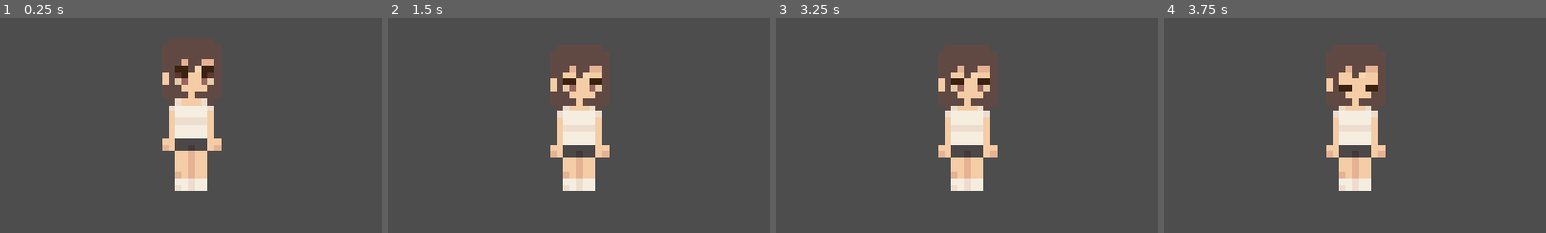
Above: before the commit, frames 1-4 (left to right).
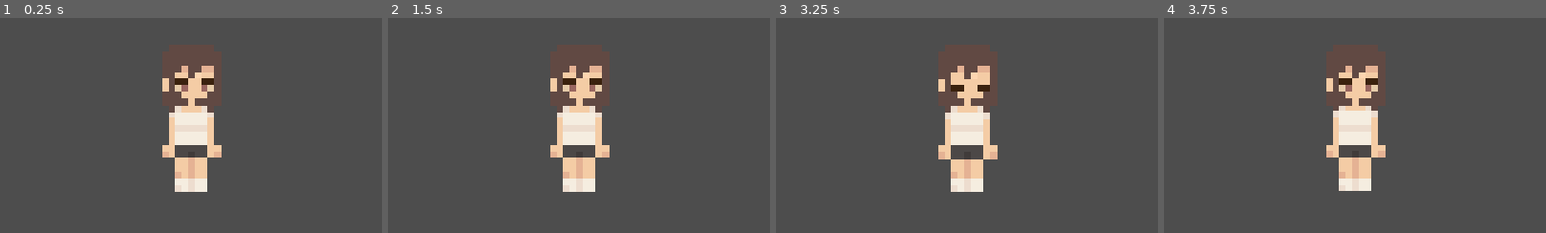
Above: after the commit, the same moments.

Repository: ela1nex/sleepover
Game: Godot game, scene res://node_2d.tscn
Same seed, same stepped clock (60 frames per second), same inputs: the game is played once before the commit and once after it.
Inputs:
- Up to frame 1 (0.25 s): no input
- Up to frame 2 (1.5 s): tap Enter (ui_accept) at 0.5, 0.77 s; hold Right (ui_right) from 0.53 s (still down); tap Alt at 0.6 s; tap Shift at 1.35 s
- Up to frame 3 (3.25 s): tap Enter (ui_accept) at 1.52, 3.02 s; release Right (ui_right) at 2.03 s; hold Left (ui_left) 2.03-2.78 s; tap Alt at 2.1 s; hold Right (ui_right) from 2.78 s (still down); tap Shift at 2.85 s
- Up to frame 4 (3.75 s): keep holding Right (ui_right); tap Alt at 3.6 s
The pictures show only the part of the screen within x 25-75%, y 28-78%; the shares and areas given below are measured in that part.

The runs differ from the first frame. In frame 1, 2.9% of the frame differs, in the area x 42-58%, y 19-81%; in frame 2, 0.1%; in frame 3, 0.7%; in frame 4, 0.4%.

Commit message:
added deposit and whisper fragment sprites

Diff:
--- /dev/null
+++ b/area_2d.gd
@@ -0,0 +1,8 @@
+extends Area2D
+
+var float_time = 0.0
+
+# Called every frame. 'delta' is the elapsed time since the previous frame.
+func _process(delta):
+	float_time += delta
+	position.y += sin(float_time * 2.0) * 0.2
--- a/node_2d.tscn
+++ b/node_2d.tscn
@@ -6,6 +6,9 @@
 [ext_resource type="Texture2D" uid="uid://clwwq83a7paip" path="res://addons/addons/frame_2_delay-0.5s.png" id="4_rj586"]
 [ext_resource type="Texture2D" uid="uid://3cnp5bdy6152" path="res://addons/addons/frame_3_delay-0.5s.png" id="5_4d7sh"]
 [ext_resource type="Texture2D" uid="uid://cylna6xeqqw8b" path="res://addons/addons/frame_4_delay-0.5s.png" id="6_ir8iy"]
+[ext_resource type="Texture2D" uid="uid://u0tgqxawo2m8" path="res://light.png" id="7_d21ai"]
+[ext_resource type="Script" uid="uid://yl5cpgskwyeo" path="res://area_2d.gd" id="7_rj586"]
+[ext_resource type="Texture2D" uid="uid://05itjv7m2puv" path="res://Untitled 3.png" id="9_4d7sh"]
 
 [sub_resource type="SpriteFrames" id="SpriteFrames_hqns4"]
 animations = [{
@@ -31,21 +34,91 @@
 }]
 
 [sub_resource type="RectangleShape2D" id="RectangleShape2D_0e48y"]
-size = Vector2(11, 23)
+size = Vector2(11, 24)
+
+[sub_resource type="AtlasTexture" id="AtlasTexture_rj586"]
+atlas = ExtResource("7_d21ai")
+region = Rect2(0, 0, 32, 32)
+
+[sub_resource type="AtlasTexture" id="AtlasTexture_4d7sh"]
+atlas = ExtResource("7_d21ai")
+region = Rect2(32, 0, 32, 32)
+
+[sub_resource type="AtlasTexture" id="AtlasTexture_ir8iy"]
+atlas = ExtResource("7_d21ai")
+region = Rect2(64, 0, 32, 32)
+
+[sub_resource type="AtlasTexture" id="AtlasTexture_hqns4"]
+atlas = ExtResource("7_d21ai")
+region = Rect2(96, 0, 32, 32)
+
+[sub_resource type="SpriteFrames" id="SpriteFrames_x0ka3"]
+animations = [{
+"frames": [{
+"duration": 1.0,
+"texture": SubResource("AtlasTexture_rj586")
+}, {
+"duration": 1.0,
+"texture": SubResource("AtlasTexture_4d7sh")
+}, {
+"duration": 1.0,
+"texture": SubResource("AtlasTexture_ir8iy")
+}, {
+"duration": 1.0,
+"texture": SubResource("AtlasTexture_hqns4")
+}],
+"loop": true,
+"name": &"default",
+"speed": 2.0
+}]
+
+[sub_resource type="RectangleShape2D" id="RectangleShape2D_0h7mo"]
+size = Vector2(14, 20)
+
+[sub_resource type="RectangleShape2D" id="RectangleShape2D_rj586"]
+
+[sub_resource type="TileSet" id="TileSet_4d7sh"]
 
 [node name="Node2D" type="Node2D" unique_id=1150385625]
 
 [node name="CharacterBody2D" type="CharacterBody2D" parent="." unique_id=1684361268]
+position = Vector2(0, 202089.3)
+velocity = Vector2(0, 19894.01)
 script = ExtResource("1_0e48y")
 
 [node name="AnimatedSprite2D" type="AnimatedSprite2D" parent="CharacterBody2D" unique_id=1919400403]
 sprite_frames = SubResource("SpriteFrames_hqns4")
 animation = &"idle"
 autoplay = "idle"
+frame_progress = 0.65411747
 
 [node name="CollisionShape2D" type="CollisionShape2D" parent="CharacterBody2D" unique_id=374812337]
-position = Vector2(0.5, 1.5)
 shape = SubResource("RectangleShape2D_0e48y")
 
 [node name="Camera2D" type="Camera2D" parent="CharacterBody2D" unique_id=1429289977]
 zoom = Vector2(10, 10)
+
+[node name="Area2D" type="Area2D" parent="." unique_id=629463437]
+position = Vector2(0, 11.758503)
+script = ExtResource("7_rj586")
+
+[node name="AnimatedSprite2D" type="AnimatedSprite2D" parent="Area2D" unique_id=56381631]
+sprite_frames = SubResource("SpriteFrames_x0ka3")
+autoplay = "default"
+frame_progress = 0.10575963
+
+[node name="CollisionShape2D" type="CollisionShape2D" parent="Area2D" unique_id=440690187]
+shape = SubResource("RectangleShape2D_0h7mo")
+
+[node name="Area2D2" type="Area2D" parent="." unique_id=1133267422]
+
+[node name="Sprite2D" type="Sprite2D" parent="Area2D2" unique_id=950003289]
+position = Vector2(-37, 2)
+texture = ExtResource("9_4d7sh")
+
+[node name="CollisionShape2D" type="CollisionShape2D" parent="Area2D2" unique_id=290177445]
+position = Vector2(-37, 0)
+shape = SubResource("RectangleShape2D_rj586")
+
+[node name="TileMapLayer" type="TileMapLayer" parent="." unique_id=1604279617]
+tile_set = SubResource("TileSet_4d7sh")
--- a/project.godot
+++ b/project.godot
@@ -11,7 +11,7 @@
 [application]
 
 config/name="snoozefest"
-run/main_scene="uid://ce5iggpo6b5at"
+run/main_scene="res://node_2d.tscn"
 config/features=PackedStringArray("4.6", "Forward Plus")
 config/icon="res://icon.svg"
 
@@ -21,7 +21,7 @@
 
 [editor_plugins]
 
-enabled=PackedStringArray()
+enabled=PackedStringArray("res://addons/godot_super-wakatime/plugin.cfg")
 
 [physics]
 
Binary file added: Untitled 3.png
Not shown, added: Untitled 3.png.import
Binary file added: addons/addons/light.png
Not shown, added: addons/addons/light.png.import
Not shown, added: addons/godot_super-wakatime/api_key_prompt.tscn
Not shown, added: addons/godot_super-wakatime/counter.tscn
Not shown, added: addons/godot_super-wakatime/decompressor.gd
Not shown, added: addons/godot_super-wakatime/decompressor.gd.uid
Not shown, added: addons/godot_super-wakatime/godot_super-wakatime.gd
Not shown, added: addons/godot_super-wakatime/godot_super-wakatime.gd.uid
Not shown, added: addons/godot_super-wakatime/plugin.cfg
Not shown, added: addons/godot_super-wakatime/utils.gd
(and 10 more such lines)
